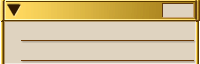
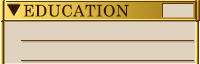
Layer changes from the first w=200, h=64 image to the second:
added layer "EDUCATION" above "Layer 2" over [23, 4, 129, 17]
